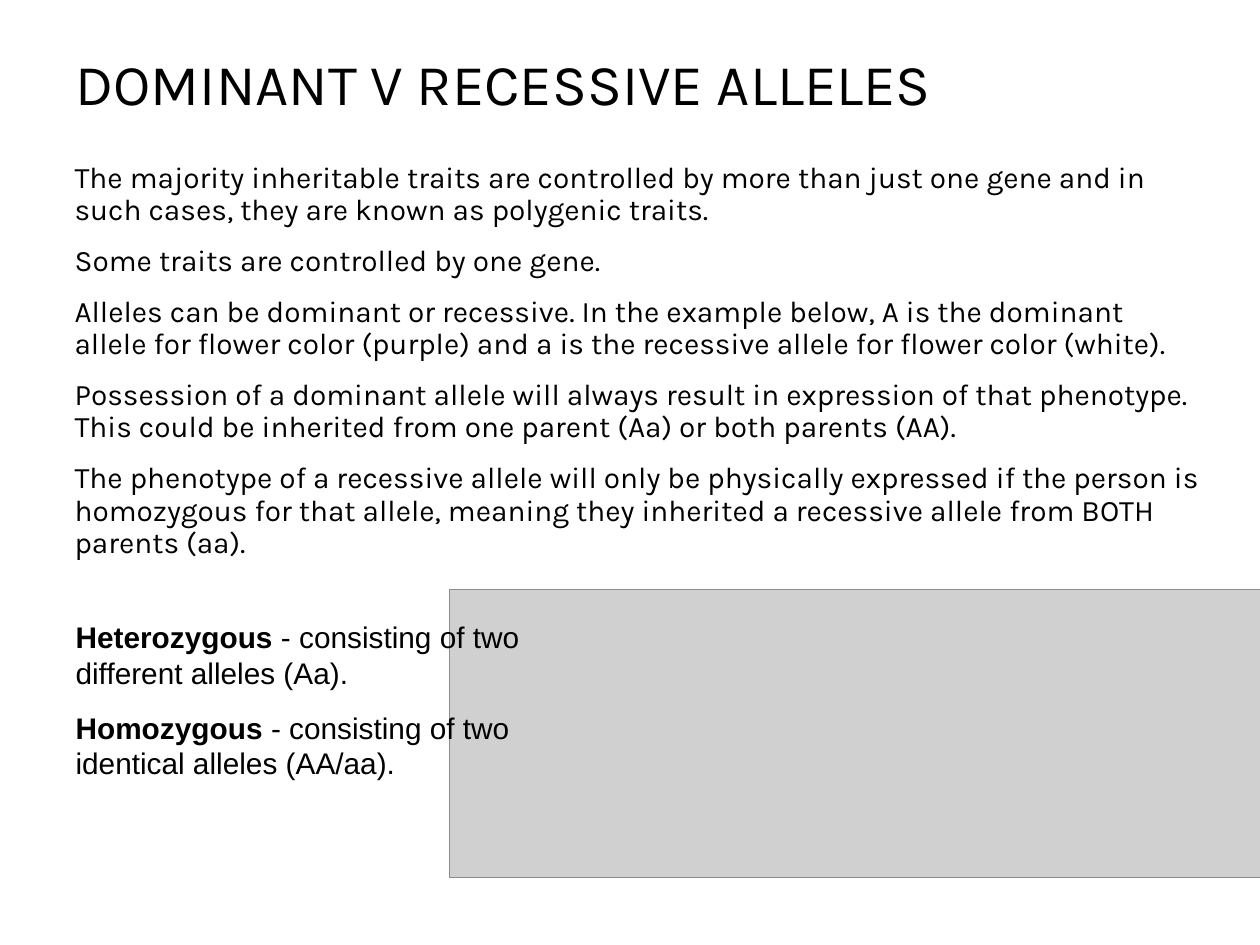
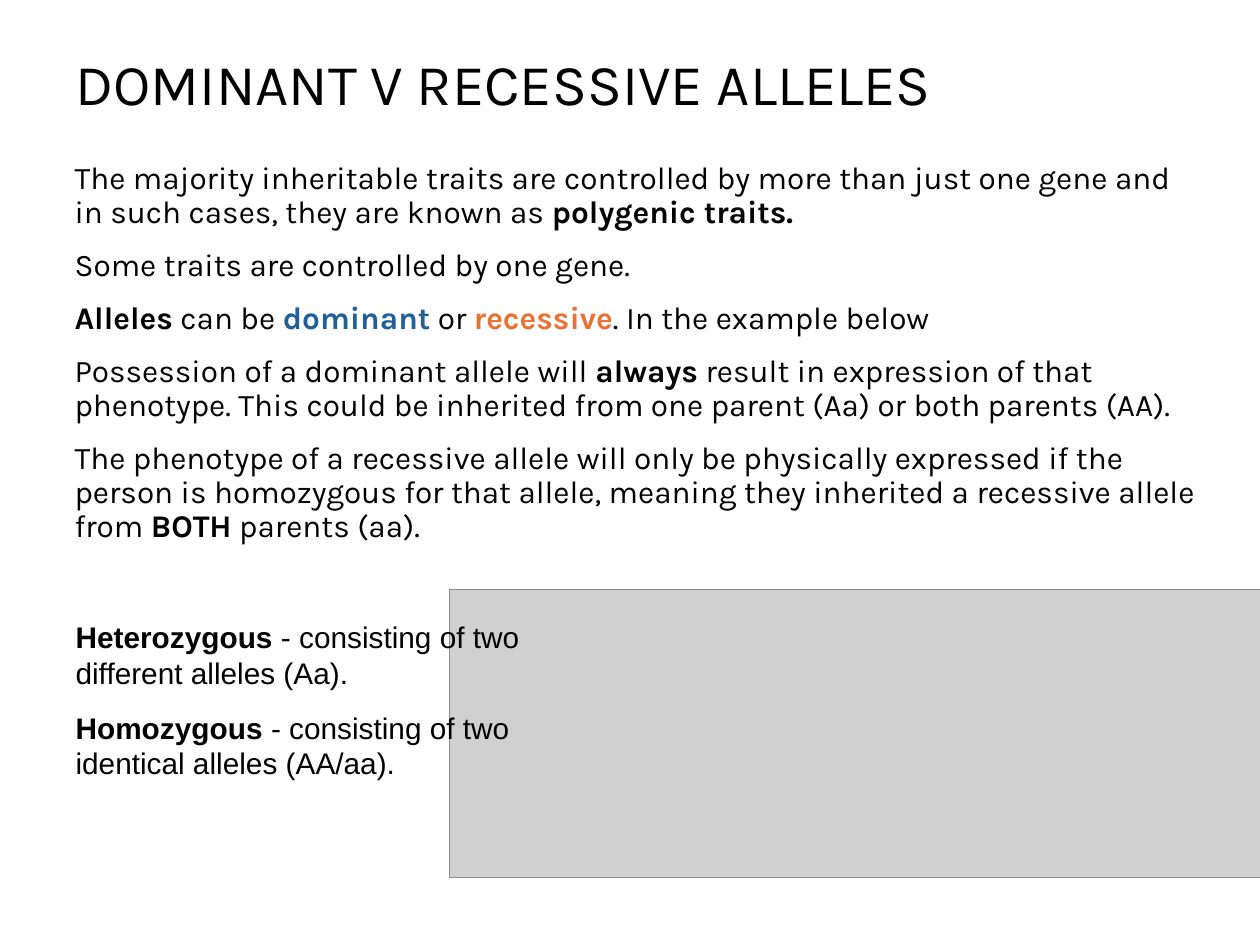
Before and after one commit to npm27/Teaching-Materials, a slide deck: slide 10 of Gen Psych II/Slides/3 Biopsychology.pptx (slide 9 before the commit). Drawn at 1260x945 pixels with LibreOffice and Linux fonts; fonts in the diff are those of the drawing; grey boxes stand for pictures. Boxes give left, top, right and bottom in pixels: in the first picture for what was removed or moved away, otherwise in the second. Text is boxed around its words. In the diff, an @@ line names an element or a change of style, - is before the commit and + after.

```diff
--- a/Gen Psych II/Slides/3 Biopsychology.pptx
+++ b/Gen Psych II/Slides/3 Biopsychology.pptx
@@ text at (75,167,1194,545): size 17 to 18 pt in "The majority inheritable traits are controlled by ...", "Some traits are controlled by one gene.", "Possession of a dominant allele will always ...", "The phenotype of a recessive allele will ..."; bold on in "polygenic traits.", "always", "BOTH" @@
@@ text at (75,306,930,337): text changed; size 17 to 18 pt @@
-Alleles can be dominant or recessive. In the example below, A is the dominant allele for flower color (purple) and a is the recessive allele for flower color (white).
+Alleles can be dominant or recessive. In the example below
```
Also in this commit, not shown: 20 other slides changed, 5 slides added, 1 slide removed, 3 other files.
